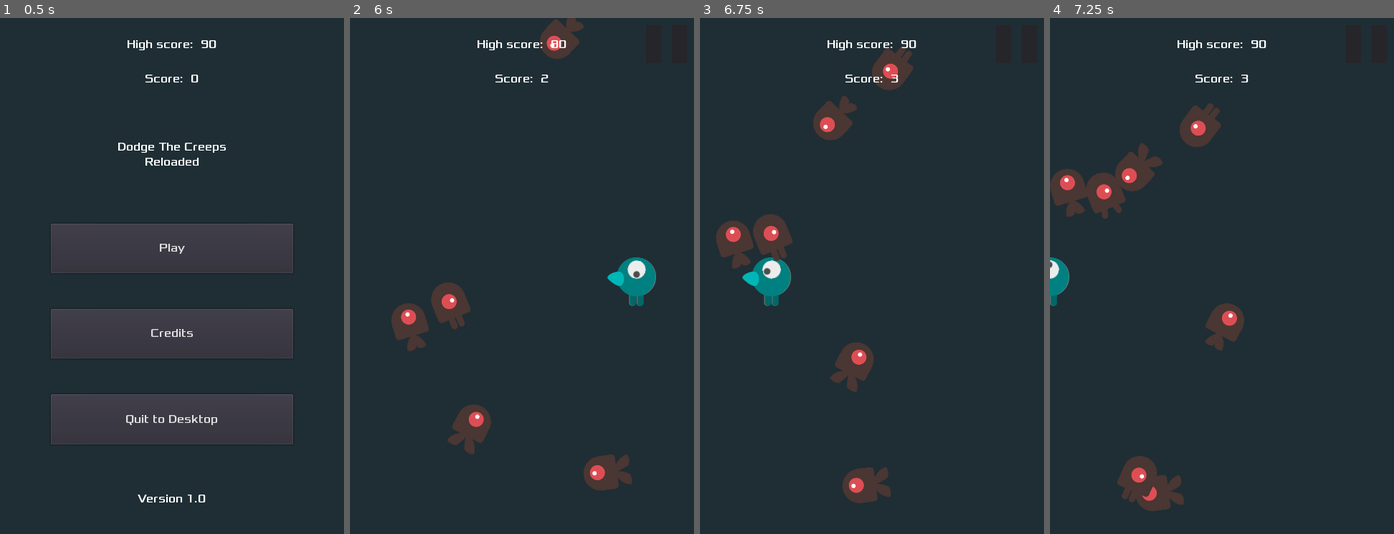
Above: before the commit, frames 1-4 (left to right).
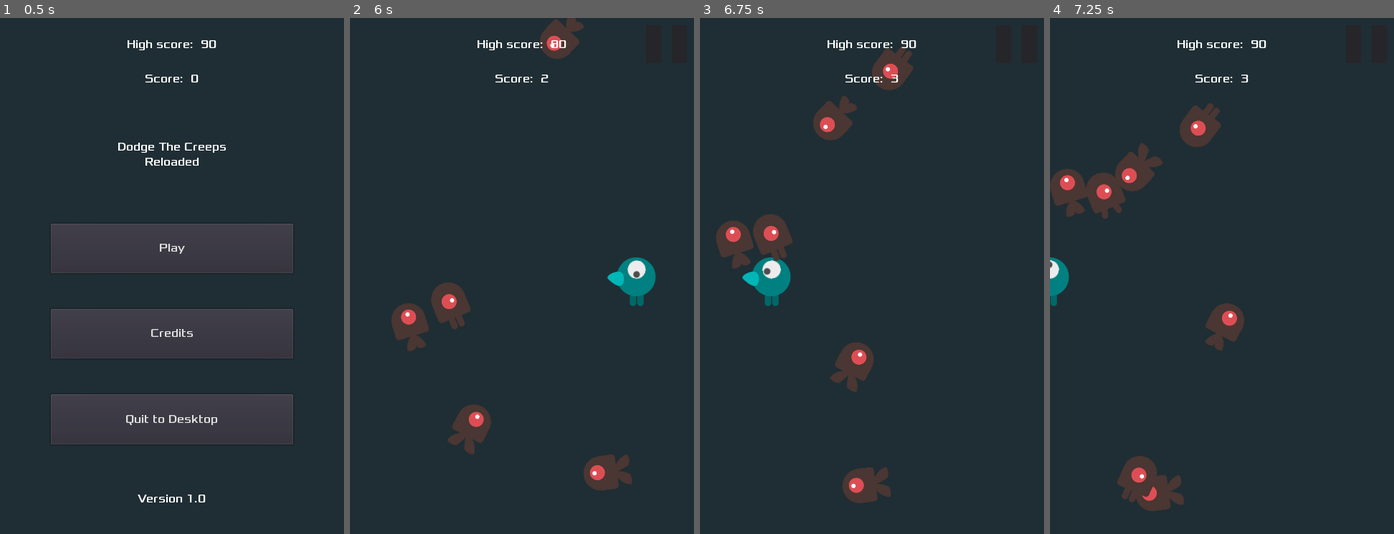
Above: after the commit, the same moments.

Repository: AlixBarreaux/dodge-the-beasties
Game: Godot game, scene res://scenes/Main.tscn
Same seed, same stepped clock (60 frames per second), same inputs: the game is played once before the commit and once after it.
Inputs (mouse positions are in pixels of both pictures, inside the frame that each line leads up to):
- Up to frame 1 (0.5 s): no input
- Up to frame 2 (6 s): click "Play" at 0.5 s; click (666, 43) at 1.25 s; click "Resume" at 2 s; tap Enter at 2.75 s; move the mouse to (597, 250) at 2.77 s; hold D (move_right) 2.78-3.53 s; click (597, 250) at 2.85 s; move the mouse to (453, 301) at 3.52 s; hold S (move_down) 3.53-4.28 s; right-click (453, 301) at 3.6 s; move the mouse to (556, 162) at 4.27 s; hold D (move_right) 4.28-5.03 s; click (556, 162) at 4.35 s; move the mouse to (504, 379) at 5.02 s; hold W (move_up) 5.03-5.78 s; right-click (504, 379) at 5.1 s; click (504, 379) at 5.17 s; move the mouse to (625, 353) at 5.77 s; hold A (move_left) from 5.78 s (still down); click (625, 353) at 5.85 s
- Up to frame 3 (6.75 s): keep holding A (move_left); move the mouse to (768, 198) at 6.52 s; right-click (768, 198) at 6.6 s
- Up to frame 4 (7.25 s): keep holding A (move_left)

Frame 1 is identical in both runs. In frame 2, less than 0.1% of the frame differs, in the area x 81-89%, y 46-56%; in frame 3, less than 0.1%; in frame 4, less than 0.1%.

Commit message:
Refactor: Get rid of old AnimatedSprite + its code

Diff:
--- a/scenes/Player.tscn
+++ b/scenes/Player.tscn
@@ -1,26 +1,9 @@
-[gd_scene load_steps=67 format=2]
-
-[ext_resource path="res://assets/sprites/player-up-2.png" type="Texture" id=1]
-[ext_resource path="res://assets/sprites/player-up-1.png" type="Texture" id=2]
-[ext_resource path="res://assets/sprites/player-walk-2.png" type="Texture" id=3]
-[ext_resource path="res://assets/sprites/player-walk-1.png" type="Texture" id=4]
+[gd_scene load_steps=62 format=2]
+
 [ext_resource path="res://scripts/player.gd" type="Script" id=5]
 [ext_resource path="res://assets/sprites/hero/hero_eye_spritesheet.png" type="Texture" id=6]
 [ext_resource path="res://assets/sprites/hero/body_idle.png" type="Texture" id=7]
 [ext_resource path="res://PlayerController.tscn" type="PackedScene" id=8]
-
-[sub_resource type="SpriteFrames" id=1]
-animations = [ {
-"frames": [ ExtResource( 4 ), ExtResource( 3 ) ],
-"loop": true,
-"name": "Move Right",
-"speed": 5.0
-}, {
-"frames": [ ExtResource( 2 ), ExtResource( 1 ) ],
-"loop": true,
-"name": "Move Up",
-"speed": 5.0
-} ]
 
 [sub_resource type="Animation" id=28]
 resource_name = "Die"
@@ -406,11 +389,6 @@
 collision_mask = 2
 script = ExtResource( 5 )
 
-[node name="AnimatedSprite" type="AnimatedSprite" parent="."]
-scale = Vector2( 0.5, 0.5 )
-frames = SubResource( 1 )
-animation = "Move Right"
-
 [node name="BodySprite" type="Sprite" parent="."]
 position = Vector2( 5, 0 )
 texture = ExtResource( 7 )
--- a/scripts/player.gd
+++ b/scripts/player.gd
@@ -65,7 +65,6 @@
 	return
 
 
-# REFACTOR INPUTS
 func _physics_process(delta: float) -> void:
 	self.direction = Vector2(0.0, 0.0)
 
@@ -100,31 +99,7 @@
 	animation_tree.set("parameters/Move/blend_position", self.direction)
 	animation_node_sm_playback.travel("Move")
 
-
-
-#	if self.direction != Vector2(0.0, 0.0):
-#		$AnimatedSprite.play()
-#	else:
-#		$AnimatedSprite.stop()
-#
-#	if self.direction.x != 0:
-#		$AnimatedSprite.animation = "Move Right"
-#		$AnimatedSprite.flip_v = false
-#
-#		if self.direction.x < 0:
-#			$AnimatedSprite.flip_h = true
-#		else:
-#			$AnimatedSprite.flip_h = false
-#
-#
-#	elif self.direction.y != 0:
-#		$AnimatedSprite.animation = "Move Up"
-#
-#		if self.direction.y < 0:
-#			$AnimatedSprite.flip_v = false
-#		else:
-#			$AnimatedSprite.flip_v = true
-
+	return
 
 
 ############################### DECLARE FUNCTIONS ##############################
